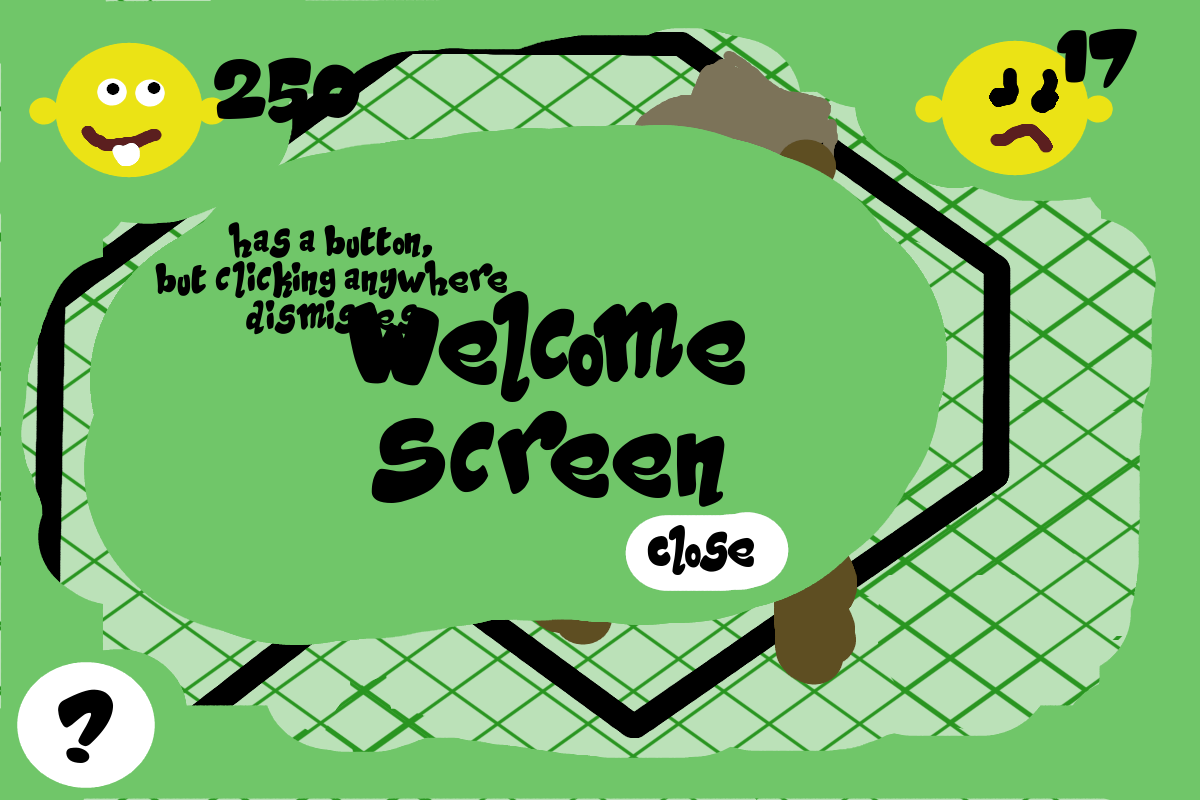
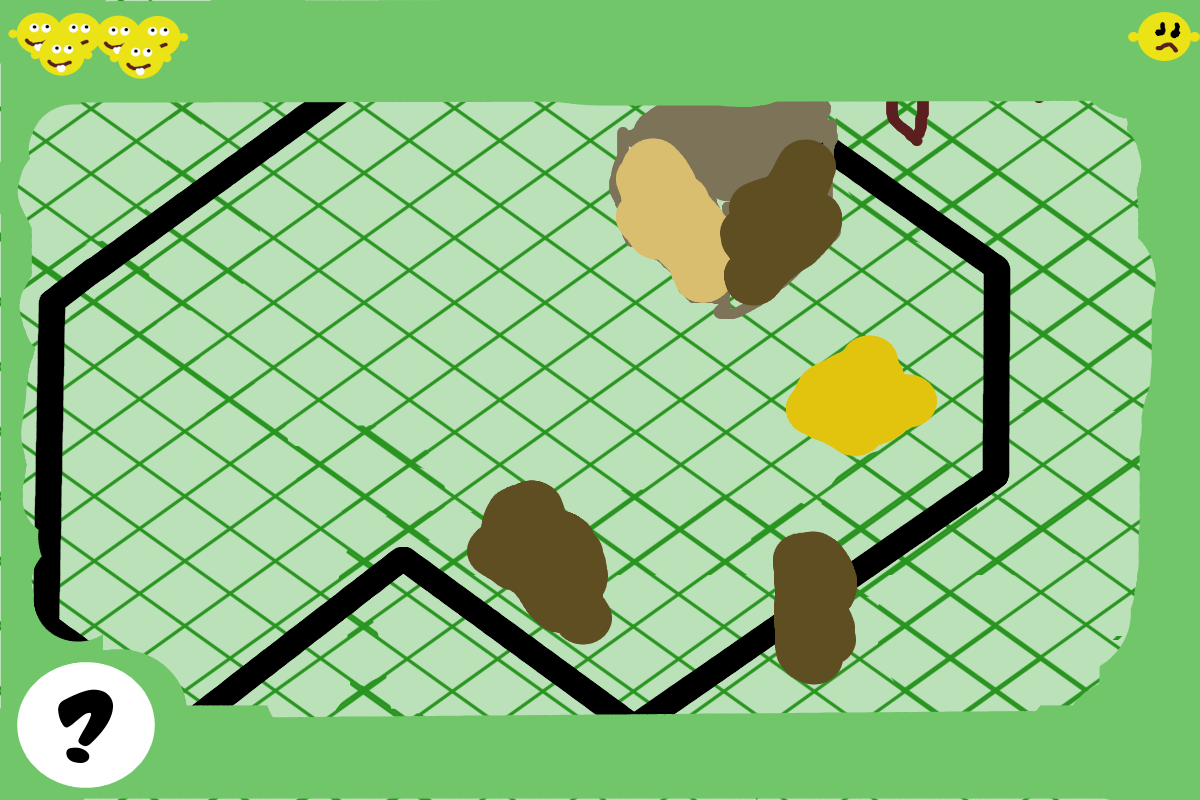
Two versions of the same layered image (1200 × 800). Layer-by-layer changes:
hid group "welcome screen" (4 layers) over bbox(84, 125, 947, 645)
hid group "helpscreenart" (4 layers) over bbox(84, 125, 947, 645)
removed layer "17" from group "bezelart" over bbox(1057, 28, 1137, 88)
removed layer "250" from group "bezelart" over bbox(214, 57, 360, 123)
removed layer "kidsad" from group "bezelart" over bbox(989, 68, 1059, 153)
painted on "kid copy" over bbox(915, 11, 1200, 176)
removed layer "kidhappy" from group "bezelart" over bbox(81, 78, 165, 166)
painted on "kid" over bbox(8, 12, 227, 178)
painted on "bezelbackground" over bbox(17, 28, 1142, 758)
